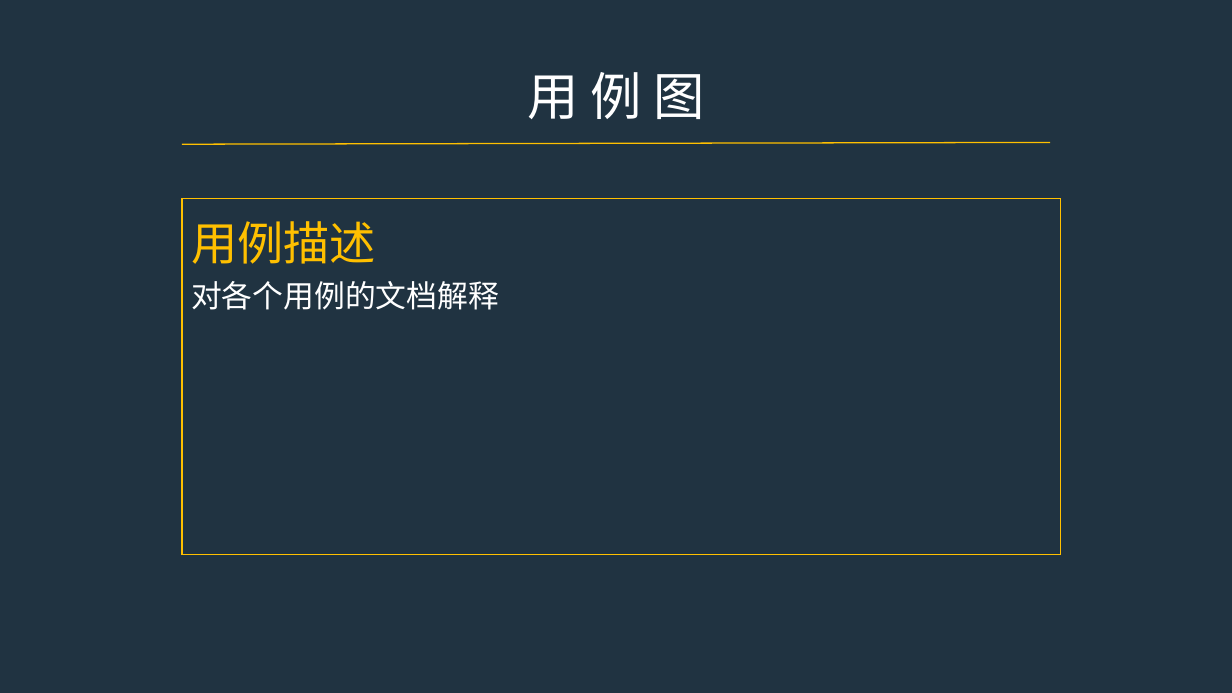
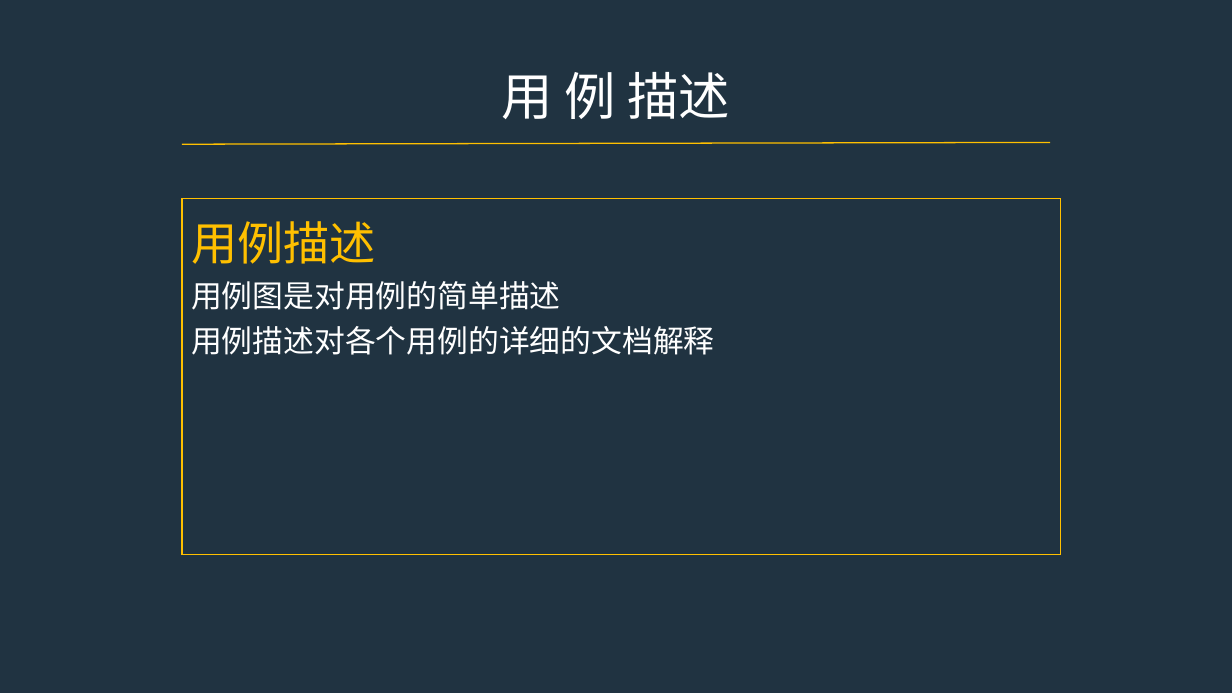
Before and after one commit to PRD2017-G07/G07-teamwork, a slide deck: slide 10 of 0PPT/UML图.pptx (slide 9 before the commit). Drawn at 1232x693 pixels with LibreOffice and Linux fonts; fonts in the diff are those of the drawing. Boxes give left, top, right and bottom in pixels: in the first picture for what was removed or moved away, otherwise in the second. Text is boxed around its words. In the diff, an @@ line names an element or a change of style, - is before the commit and + after.

```diff
--- a/0PPT/UML图.pptx
+++ b/0PPT/UML图.pptx
@@ text at [502, 72, 730, 119]: text changed @@
-用 例 图
+用 例 描述
@@ text in rectangle at [191, 281, 715, 355]: text changed @@
-对各个用例的文档解释
+用例图是对用例的简单描述
+用例描述对各个用例的详细的文档解释
```
Also in this commit, not shown: 7 other slides changed, 2 slides added, 1 slide removed.
